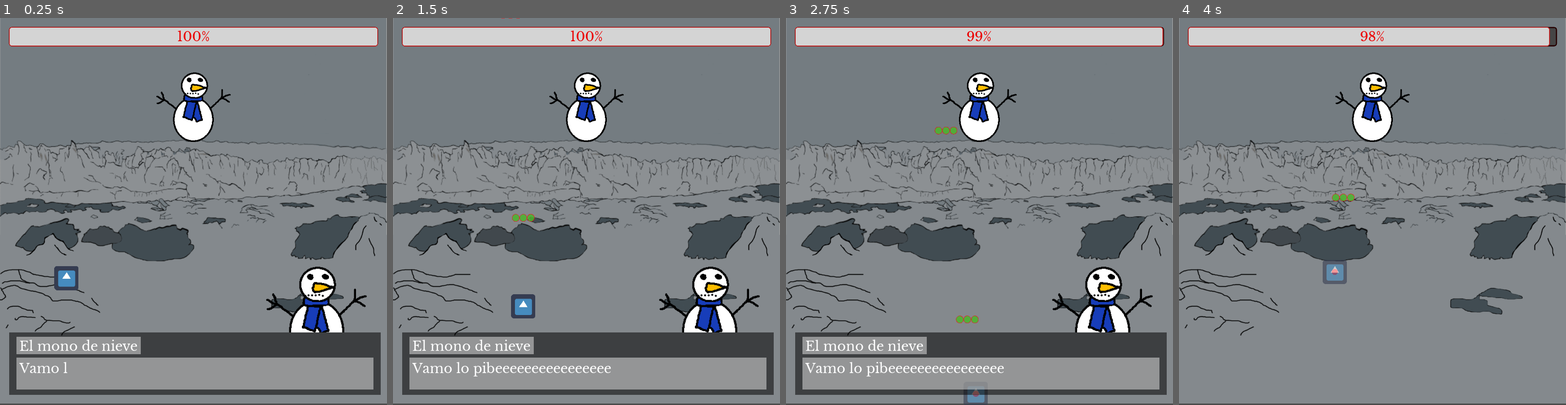
Above: before the commit, frames 1-4 (left to right).
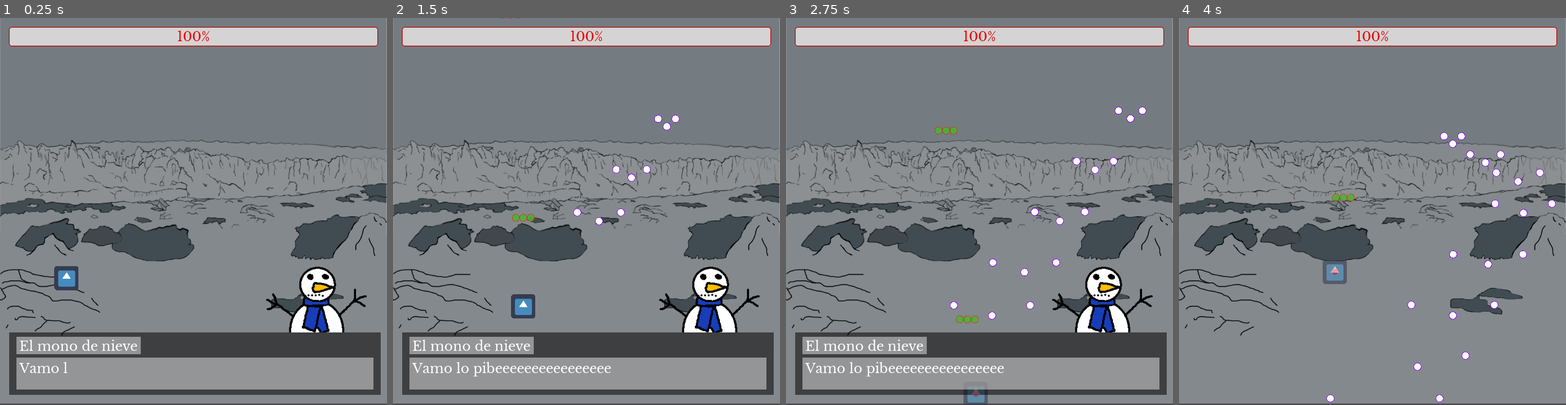
Above: after the commit, the same moments.

Repository: NicoJGutierrez/SmolElfBulletHell
Game: Godot game, scene res://scenes/TestScene.tscn
Two runs of this game, one before a commit and one after it. Both use one fixed random seed, a clock stepped at 60 frames per second and the inputs below. The engine's default icon, where the game draws it, is replaced by a stand-in: a white triangle on a blue panel in a dark square.
Inputs (mouse positions are in pixels of both pictures, inside the frame that each line leads up to):
- Up to frame 1 (0.25 s): no input
- Up to frame 2 (1.5 s): move the mouse to (671, 192) at 0.52 s; hold D (right) 0.53-1.28 s; hold Shift (run) 0.53-1.28 s; click (671, 192) at 0.67 s; move the mouse to (509, 230) at 1.27 s; hold S (down) from 1.28 s (still down); tap Shift (run) at 1.35 s
- Up to frame 3 (2.75 s): move the mouse to (1018, 126) at 2.02 s; release S (down) at 2.03 s; hold D (right) from 2.03 s (still down); hold Shift (run) from 2.03 s (still down)
- Up to frame 4 (4 s): move the mouse to (1353, 288) at 2.77 s; release D (right) at 2.78 s; release Shift (run) at 2.78 s; hold W (up) 2.78-3.53 s; tap Shift (run) at 2.85 s; click (1353, 288) at 2.92 s; move the mouse to (1488, 269) at 3.52 s; hold A (left) from 3.53 s (still down); hold Shift (run) from 3.53 s (still down)

The runs differ from the first frame. In frame 1, 1.4% of the frame differs, in the area x 40-60%, y 14-33%; in frame 2, 1.7%; in frame 3, 2.1%; in frame 4, 2.4%, in the area x 38-98%, y 2-100%.

Commit message:
feat: gun + fases + fix: pathing raro boss

Diff:
--- a/objects/Boss.gd
+++ b/objects/Boss.gd
@@ -16,6 +16,8 @@
 var angulos_sumados = 360/giracion
 var angulo = 0
 
+export var fase = 1
+
 export(PackedScene) var bullet_scene = preload("res://objects/bullet.tscn")
 
 func _ready():
@@ -30,19 +32,24 @@
 
 	reload_time -= delta
 	if reload_time <= 0:
-#		$Shooter.shoot_to_tree(200, 6, bullet_scene, 80, Vector2(20,-20))
-#		$Shooter.shoot_to_tree(200, 6, bullet_scene, 90)
-#		$Shooter.shoot_to_tree(200, 6, bullet_scene, 100, Vector2(-20, -20))
+		reload_time = 1/rate_of_fire
+		if fase == 1:
+			$Shooter.shoot_to_tree(200, 6, bullet_scene, 80, Vector2(20,-20))
+			$Shooter.shoot_to_tree(200, 6, bullet_scene, 90)
+			$Shooter.shoot_to_tree(200, 6, bullet_scene, 100, Vector2(-20, -20))
 
-		angulo = 0
-		while angulo < 360:
-#			$Shooter.shoot_to_tree(400, 6, bullet_scene, angulo, Vector2(0,300), 2)
-#			$Shooter.shoot_to_tree(400, 6, bullet_scene, angulo, Vector2(0,300), -2)
+		if fase == 2:
+			pass
 
-			#$Rotator1/Shooter.shoot_to_tree(200, 6, bullet_scene, angulo)
-			#$Rotator2/Shooter.shoot_to_tree(200, 6, bullet_scene, angulo)
-			angulo += angulos_sumados
-		reload_time = 1/rate_of_fire
+		if fase == 3 and not changing_path:
+			angulo = 0
+			while angulo < 360:
+				angulo += angulos_sumados
+				$Shooter.shoot_to_tree(400, 6, bullet_scene, angulo, Vector2(0,0), 1)
+				$Shooter.shoot_to_tree(400, 6, bullet_scene, angulo, Vector2(0,0), -1)
+
+				#$Rotator1/Shooter.shoot_to_tree(200, 6, bullet_scene, angulo)
+				#$Rotator2/Shooter.shoot_to_tree(200, 6, bullet_scene, angulo)
 
 
 func move_to(objective):
@@ -53,7 +60,11 @@
 	self.position = Vector2(0,0)
 	changing_path = false
 
-
+func toggle_snow_gun():
+	if $Rotator1/Shooter/SnowGun.visible:
+		$Rotator1/Shooter/SnowGun.hide()
+	else:
+		$Rotator1/Shooter/SnowGun.show()
 
 func _on_Hurtbox_body_entered(body):
 	life -= body.damage
--- a/objects/Boss.tscn
+++ b/objects/Boss.tscn
@@ -1,9 +1,10 @@
-[gd_scene load_steps=8 format=2]
+[gd_scene load_steps=9 format=2]
 
 [ext_resource path="res://images/snowman.png" type="Texture" id=1]
 [ext_resource path="res://objects/Boss.gd" type="Script" id=2]
 [ext_resource path="res://objects/Shooter.tscn" type="PackedScene" id=3]
 [ext_resource path="res://objects/Rotator.gd" type="Script" id=4]
+[ext_resource path="res://images/Proyecto nuevo (1).png" type="Texture" id=5]
 
 [sub_resource type="CapsuleShape2D" id=3]
 radius = 49.0
@@ -45,8 +46,14 @@
 
 [node name="Rotator1" type="Node2D" parent="."]
 script = ExtResource( 4 )
-rot_speed = 0
+rot_speed = 60
 
 [node name="Shooter" parent="Rotator1" instance=ExtResource( 3 )]
 
+[node name="SnowGun" type="Sprite" parent="Rotator1/Shooter"]
+visible = false
+position = Vector2( 35, 0 )
+scale = Vector2( 3, 2 )
+texture = ExtResource( 5 )
+
 [connection signal="body_entered" from="Hurtbox" to="." method="_on_Hurtbox_body_entered"]
--- a/objects/Rotator.gd
+++ b/objects/Rotator.gd
@@ -3,6 +3,17 @@
 
 # Declare member variables here. Examples:
 export var rot_speed = 30
+var mirar_izquierda = false
+onready var player = get_node("../../../../../Player")
 
 func _process(delta):
-	$Shooter.rotation_degrees += (rot_speed * delta)
+	$Shooter.look_at(player.position)
+	if $Shooter.rotation_degrees >= 90 and $Shooter.rotation_degrees <= 90 + 180:
+		if not mirar_izquierda:
+			cambiar_mirada()
+	elif mirar_izquierda:
+		cambiar_mirada()
+
+func cambiar_mirada():
+	mirar_izquierda = not mirar_izquierda
+	$Shooter/SnowGun.scale = $Shooter/SnowGun.scale * Vector2(1, -1)
--- a/scenes/BossLair.gd
+++ b/scenes/BossLair.gd
@@ -18,11 +18,10 @@
 var current_path = 1
 var next_path = current_path + 1
 
-var boss_phase = 1
-
 # Called when the node enters the scene tree for the first time.
 func _ready():
-
+	children.remove(children.size() - 1)
+	children.remove(children.size() - 1)
 	pass # Replace with function body.
 
 
@@ -30,21 +29,9 @@
 func _process(delta):
 
 
-	if change_path_time <= 0:
-		change_path_time = change_path_time_limit
-		changing_path = true
-
-		next_path = current_path + 1
-		if next_path > children.size():
-			next_path = 1
-		var boss_position = children[current_path - 1].get_child(0).position
-		children[current_path - 1].get_child(0).remove_child(boss)
-		self.add_child(boss)
-		boss.position = boss_position
-
-
-
-		#var objective = $Path2/PathFollow.position
+#	if change_path_time <= 0:
+#		change_path_time = change_path_time_limit
+#		boss_change_path()
 
 	if changing_path:
 		var objective = children[next_path - 1].get_child(0).position
@@ -60,9 +47,15 @@
 		children[current_path - 1].get_child(0).offset += boss.speed * delta
 
 	progress_bar.value = boss.life
-	if boss.life < 95 and boss_phase == 1:
+	if boss.life < 80 and boss.fase == 1:
 		phase_2()
-	if boss_phase == 2:
+	if boss.life < 50 and boss.fase == 2:
+		phase_3()
+	if boss.life < 20 and boss.fase == 3:
+		phase_4()
+
+
+	if boss.fase == 4:
 		#angulo semirandom
 		if angulo >= 90:
 			angulo += delta * 45.3 - 90
@@ -81,6 +74,27 @@
 					mini_angulo += 90/hail_qtty
 			reload_time = 1/rate_of_fire
 
+func boss_change_path():
+	changing_path = true
+	next_path = current_path + 1
+	if next_path > children.size():
+		next_path = 1
+	var boss_position = children[current_path - 1].get_child(0).position
+	children[current_path - 1].get_child(0).remove_child(boss)
+	self.add_child(boss)
+	boss.position = boss_position
+
 func phase_2():
-	boss_phase = 2
+	boss_change_path()
+	boss.rate_of_fire = 4
+	boss.toggle_snow_gun()
+	boss.fase = 2
 	chatbox.new_dialog("Texto/Dialogo2.json")
+
+func phase_3():
+	boss_change_path()
+	boss.toggle_snow_gun()
+	boss.fase = 3
+
+func phase_4():
+	boss.fase = 4
--- a/scenes/TestScene.tscn
+++ b/scenes/TestScene.tscn
@@ -22,7 +22,12 @@
 
 [sub_resource type="Curve2D" id=4]
 _data = {
-"points": PoolVector2Array( 0, 0, 0, 0, 128, 200, 0, 0, 0, 0, 952, 192, 0, 0, 0, 0, 712, 296, 0, 0, 0, 0, 960, 392, 0, 0, 0, 0, 136, 384, 0, 0, 0, 0, 376, 304, 0, 0, 0, 0, 128, 200, 0, 0, 0, 0, 952, 192 )
+"points": PoolVector2Array( 0, 0, 0, 0, 128, 200, 0, 0, 0, 0, 955, 194, 0, 0, 0, 0, 712, 296, 0, 0, 0, 0, 960, 392, 0, 0, 0, 0, 136, 384, 0, 0, 0, 0, 376, 304, 0, 0, 0, 0, 128, 200 )
+}
+
+[sub_resource type="Curve2D" id=5]
+_data = {
+"points": PoolVector2Array(  )
 }
 
 [node name="TestScene" type="Node2D"]
@@ -86,6 +91,7 @@
 bullet_scene = ExtResource( 10 )
 
 [node name="Path1" type="Path2D" parent="BossLair"]
+visible = false
 curve = SubResource( 3 )
 
 [node name="PathFollow" type="PathFollow2D" parent="BossLair/Path1"]
@@ -97,6 +103,8 @@
 
 [node name="Boss" parent="BossLair/Path1/PathFollow" instance=ExtResource( 5 )]
 rotation = 0.0128952
+speed = 200
+rate_of_fire = 2.0
 
 [node name="Path2" type="Path2D" parent="BossLair"]
 curve = SubResource( 4 )
@@ -104,9 +112,14 @@
 [node name="PathFollow" type="PathFollow2D" parent="BossLair/Path2"]
 position = Vector2( 128, 200 )
 rotate = false
-__meta__ = {
-"_edit_group_": true
-}
+
+[node name="Path3" type="Path2D" parent="BossLair"]
+visible = false
+curve = SubResource( 5 )
+
+[node name="PathFollow" type="PathFollow2D" parent="BossLair/Path3"]
+position = Vector2( 493, 308 )
+rotate = false
 
 [node name="Shooter" parent="BossLair" instance=ExtResource( 2 )]
 
Binary file added: images/ElfTrucho.png
Not shown, added: images/ElfTrucho.png.import
Binary file added: images/Proyecto nuevo (1).png
Not shown, added: images/Proyecto nuevo (1).png.import
Not shown, added: music_jewels.ogg.import
Not shown: 1 places in scenes/TestScene.tscn that only renumber resources
Not shown, added: music_jewels.ogg
